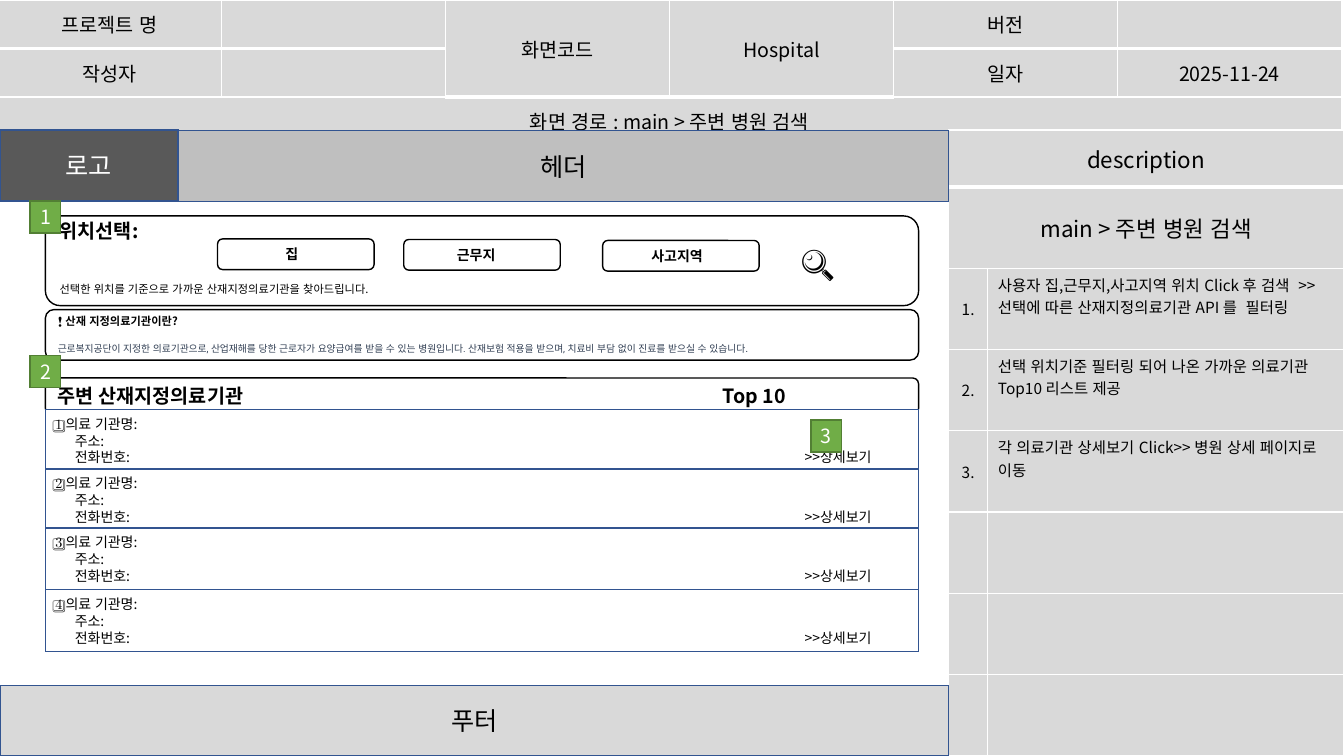
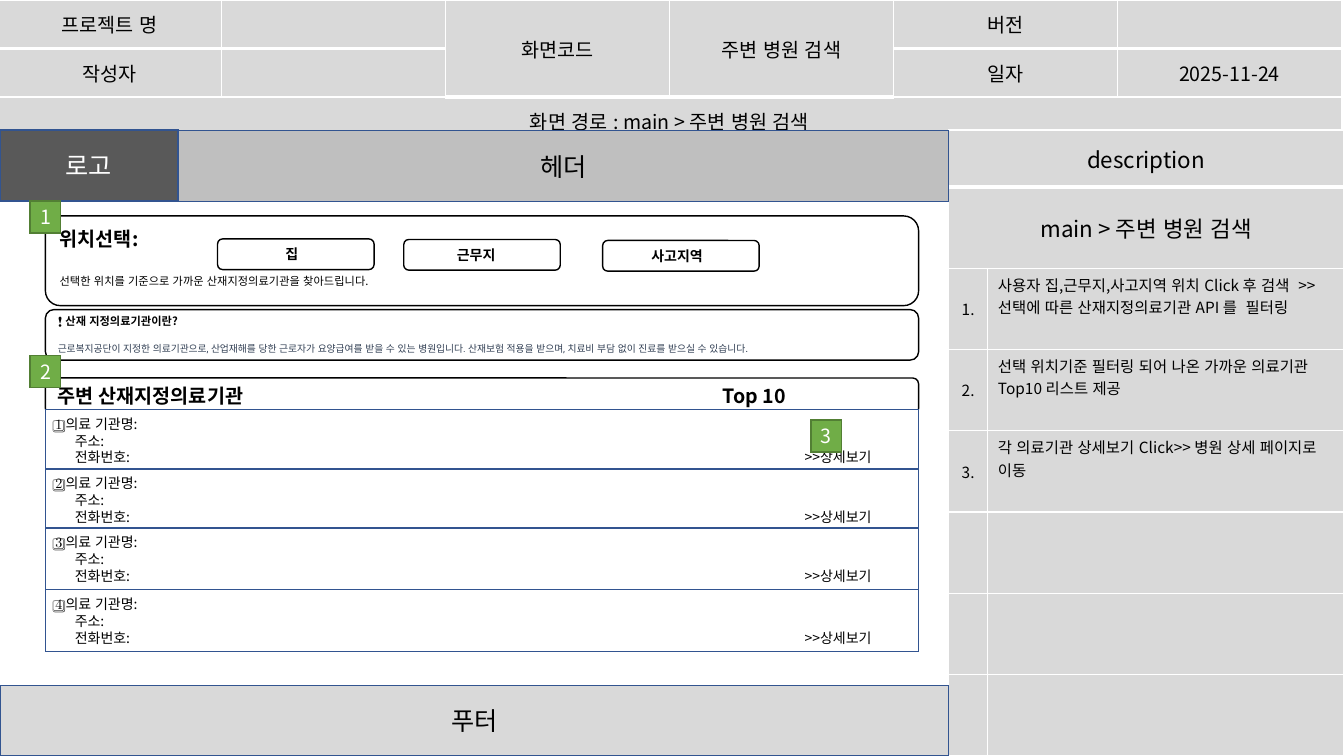
Before and after one commit to imyongchan/source, a slide deck: slide 39 of 스토리보드- 11.20/스토리보드_종합중.pptx (slide 34 before the commit). Drawn at 1344x756 pixels with LibreOffice and Linux fonts; fonts in the diff are those of the drawing. Boxes give left, top, right and bottom in pixels: in the first picture for what was removed or moved away, otherwise in the second. Text is boxed around its words. In the diff, an @@ line names an element or a change of style, - is before the commit and + after.

```diff
--- a/스토리보드- 11.20/스토리보드_종합중.pptx
+++ b/스토리보드- 11.20/스토리보드_종합중.pptx
@@ table at bbox=[0, 0, 1341, 153] @@
-row 1, column 4: Hospital
+row 1, column 4: 주변 병원 검색
@@ text in rounded rectangle at bbox=[45, 216, 919, 306]: paragraph removed @@
-🔍
```
Also in this commit, not shown: 7 other slides changed, 10 slides added, 1 slide removed.
